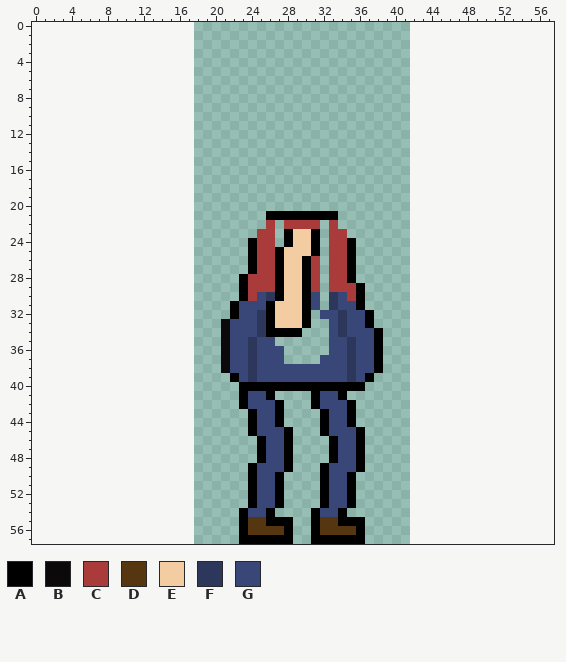
Pixel-art file: Content/Sprites/Farmer_Walking.aseprite. This is how it looked before the edit.
24x58 pixels, 1 frame. The old version is drawn lined up with the new one, on the new canvas.
Visible layers, top first: "Torso", "Venstre_Bein", "Høyre_Bein".
Palette (. is transparent): A #000000  B #0b0909  C #a93b3b  D #563511  E #f4cca1  F #2d375b  G #394778
Pixels before (only the part around the change), first column x 0:
 0 ..........................................................
 1 ..........................................................
 2 ..........................................................
 3 ..........................................................
 4 ..........................................................
 5 ..........................................................
 6 ..........................................................
 7 ..........................................................
 8 ..........................................................
 9 ..........................................................
10 ..........................................................
11 ..........................................................
12 ..........................................................
13 ..........................................................
14 ..........................................................
15 ..........................................................
16 ..........................................................
17 ..........................................................
18 ..........................................................
19 ..........................................................
20 ..........................................................
21 ..........................AAAAAAAA........................
22 ..........................C.CCCC.C........................
23 .........................CC.AEEA.CC.......................
24 ........................ACC.AEEA.CCA......................
25 ........................ACCAEEEA.CCA......................
26 ........................ACCAEEAC.CCA......................
27 ........................ACCAEEAC.CCA......................
28 .......................ACCCAEEAC.CCA......................
29 .......................ACCCAEEAC.CCCA.....................
30 .......................ACGFAEEAG.FGCA.....................
31 ......................AGGGAEEEAG.FGGA.....................
32 ......................AGGFAEEEA.GGFGGA....................
33 .....................BGGGFAEEEA..GFGGA....................
34 .....................BGGGFAAAA...GFGGGA...................
35 .....................BGGFGG......GGFGGA...................
36 .....................BGGFGGG.....GGFGGA...................
37 .....................BGGFGGG....GGGFGGA...................
38 .....................BGGFGGGGGGGGGGFGGA...................
39 ......................AGFGGGGGGGGGGFGA....................
40 .......................AAAAAAAAAAAAAA.....................
41 .......................AGGA....AGGA.......................
42 .......................AGGGA...AGGGA......................
43 ........................AGGA....AGGA......................
44 ........................AGGA....AGGA......................
45 ........................AGGGA...AGGGA.....................
New version:
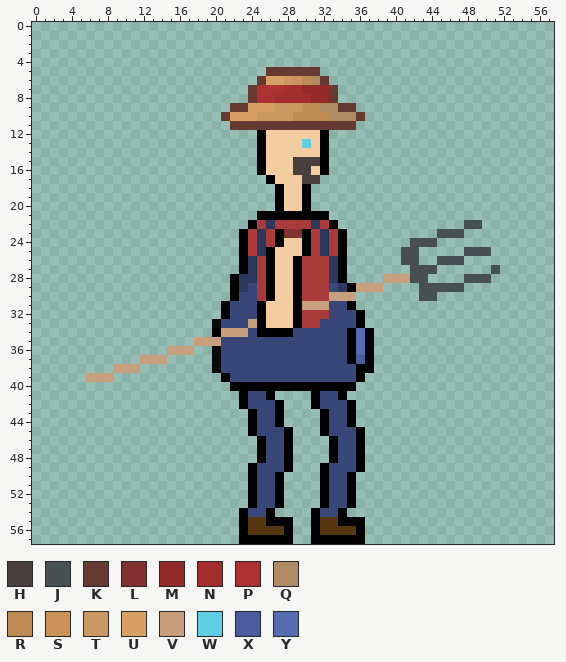
Colours new in this view: H #493f3f  J #474f52  K #663931  L #823030  M #932929  N #a42e2e  P #ac3232  Q #b18b63  R #be8b57  S #cb9359  T #cb9864  U #d9a066  V #c79f7e  W #5fcde4  X #4a5c9c  Y #576bb1
Changes in this commit:
canvas 24x58 -> 58x58, the old top-left corner now at 18,0
Changed rows in their new state; - is an unchanged pixel.
first column x 6:
 5 --------------------KKKKKK--------------------
 6 -------------------KUUTSRQK-------------------
 7 ------------------KPPPNNMMMK------------------
 8 ------------------KPPNNNNMMK------------------
 9 ----------------KKUUUTTTRRQQKK----------------
10 ---------------KUUUTTTTRRRRQQQK---------------
11 ----------------KKKKKKKKKKKKKK----------------
12 -------------------AEEEEEEA-------------------
13 -------------------AEEEEWEA-------------------
14 -------------------AEEEEEEA-------------------
15 -------------------AEEEHHHA-------------------
16 -------------------AEEEHHEA-------------------
17 --------------------AEEEHH--------------------
18 ---------------------AEEA---------------------
19 ---------------------AEEA---------------------
20 ---------------------AEEA---------------------
21 -------------------A-------.------------------
22 ------------------ACFC---FCA--------------JJ--
23 -----------------ACF-ALLACF-A----------JJJ----
24 -----------------ACF-AE-ACF-A.------JJJ-------
25 -----------------ACFAE--ACF-A.-----JJ-----JJJ-
26 -----------------AF-AE-AC-CFA.-----JJ--JJJ----
27 -----------------AF-AE-AC-CFA.------JJJ------J
28 ----------------AFF-AE-AC-CFA.---VVVJJ----JJJ-
29 ----------------AFG-AE-AC-CGFAVVV----JJJJJ----
30 ----------------AGGCAE-ACCCVVV.------JJ-------
31 ---------------AG--AE--AVVVG-A.---------------
32 ---------------AG--AE--ACCC-G-A.--------------
33 --------------BG--VAE--ACCG-G-A.--------------
34 --------------AVVV-A---GGGG-GAYA.-------------
35 ------------VVVG--G--GGGGGG--AYA.-------------
36 ---------VVV--BG--G---GGGGG--AYA.-------------
37 ------VVV-----BG--G---GGGG---AXA.-------------
38 ---VVV--------BG--G----------GAA.-------------
39 VVV------------AG-G----------GA.--------------
40 ----------------A-------------.---------------
Boxes around the changes in both pictures, in picture pixels (x1, y1, x2, y2):
changed: (86, 67, 500, 391)
